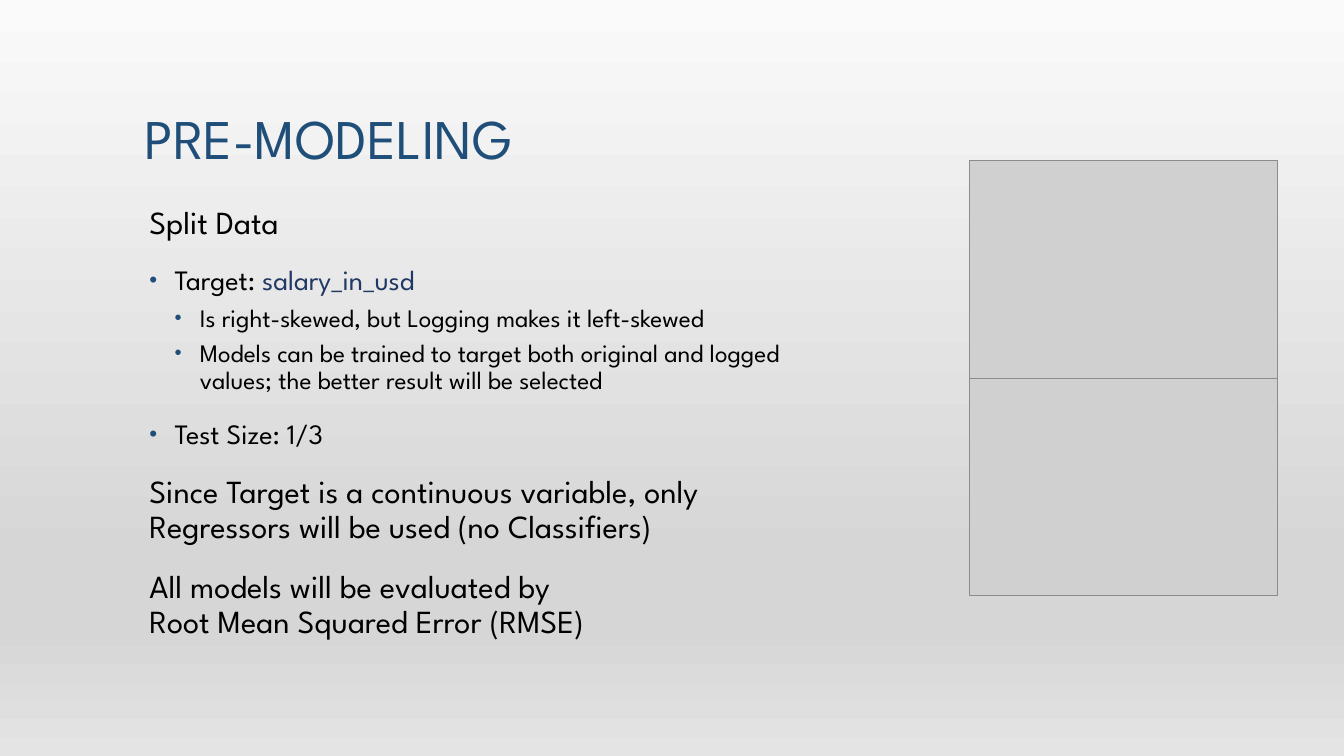
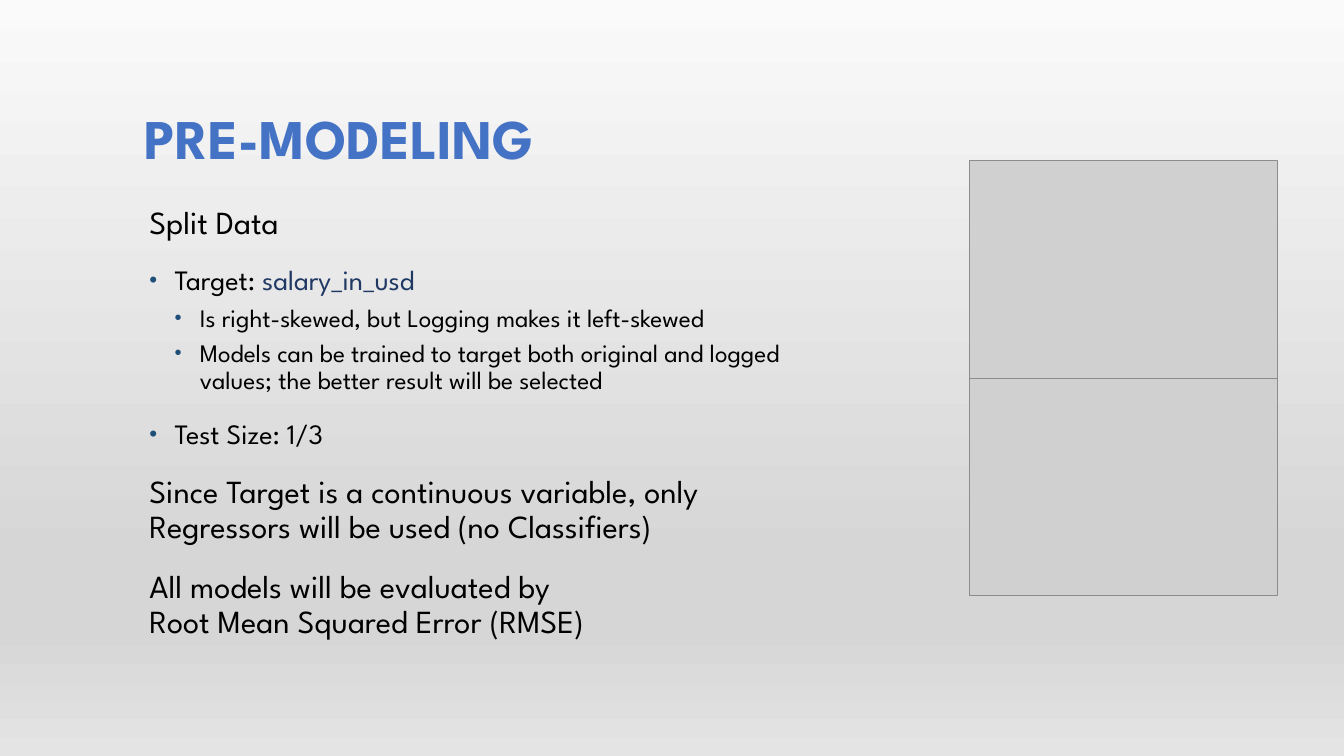
Before and after one commit to TMK04/mldp-project, a slide deck: slide 6 of documents/Slides.pptx. Drawn at 1344x756 pixels with LibreOffice and Linux fonts; fonts in the diff are those of the drawing; grey boxes stand for pictures. Boxes give left, top, right and bottom in pixels: in the first picture for what was removed or moved away, otherwise in the second. Text is boxed around its words. In the diff, an @@ line names an element or a change of style, - is before the commit and + after.

```diff
--- a/documents/Slides.pptx
+++ b/documents/Slides.pptx
@@ title "PRE-MODELING" at (144,121,534,160): text colour #1F4E79 to #4472C4, bold on @@
```
Also in this commit, not shown: 7 other slides changed, 1 slide added, 1 slide removed, 4 other files.
